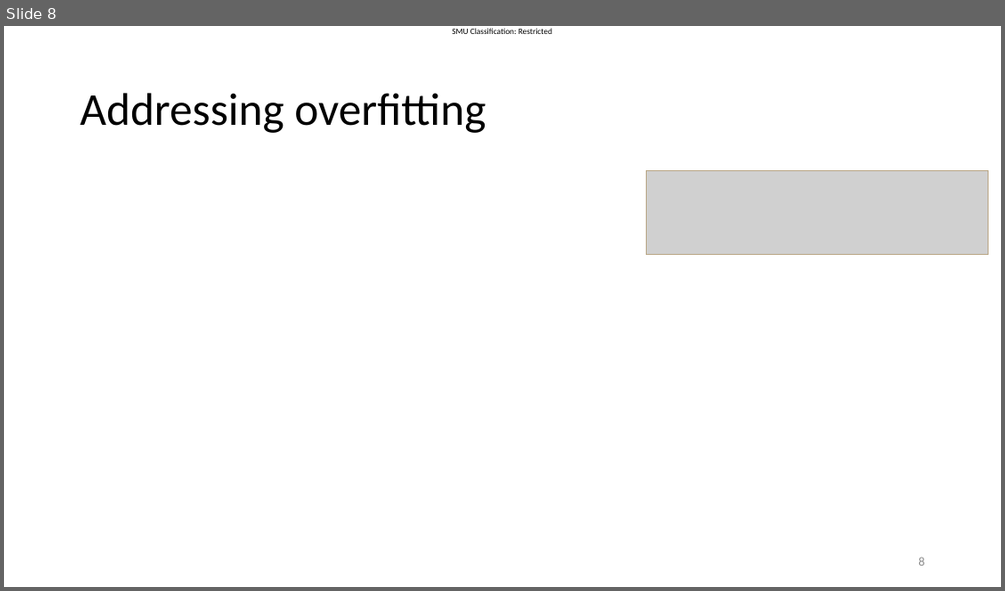
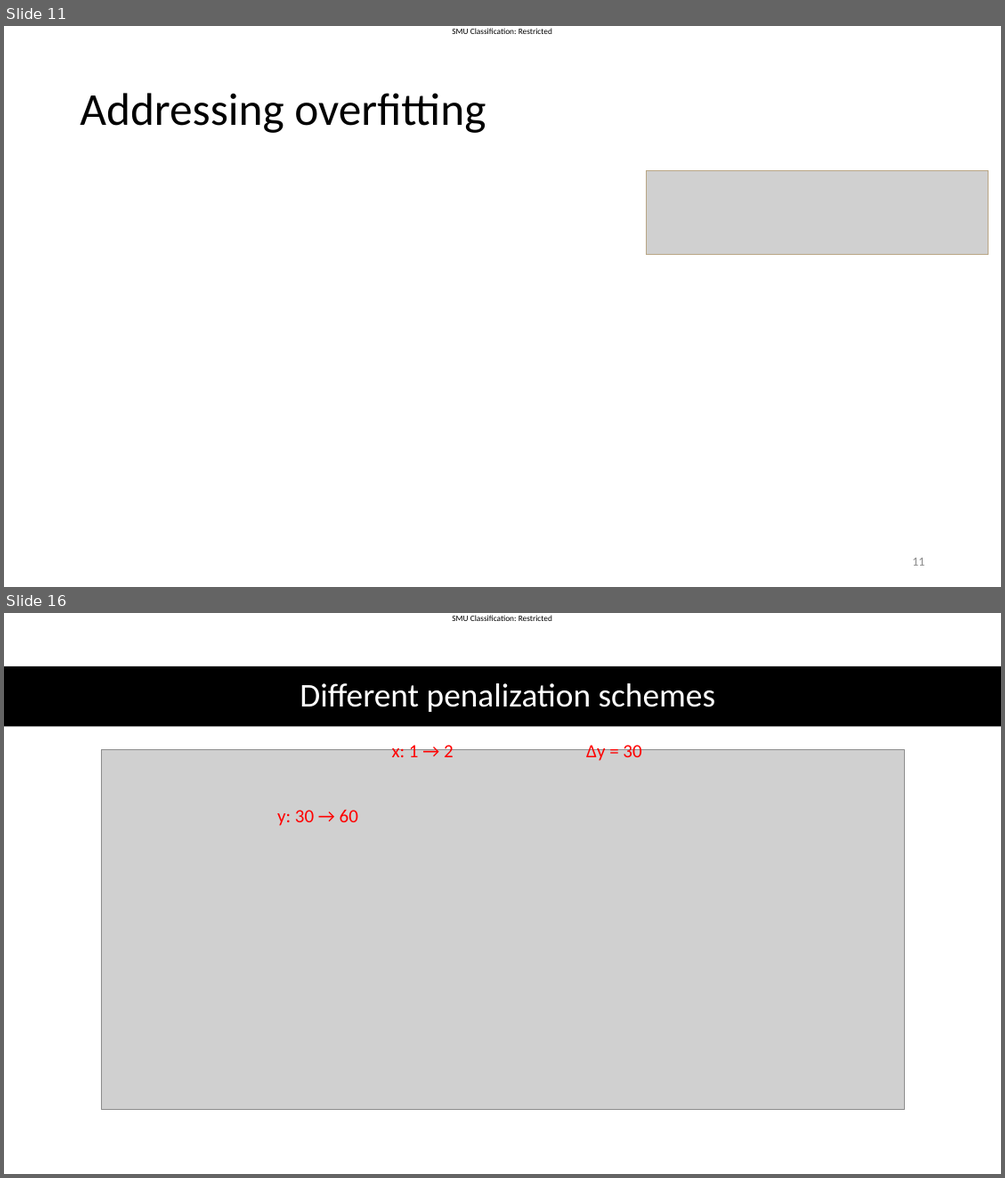
Before and after one commit to SMUMQF2425/qf624_qf632_2025, a slide deck: Lecture slides - Week 7.pptx. Shown one above the other, each under a label of ours: slide 8 before the commit, slides 11 and 16 after it; the slides between them are not shown. The pictures are 1005x591 and 1005x1178 pixels, drawn with LibreOffice and Linux fonts; fonts in the diff are those of the drawing; grey boxes stand for pictures. Boxes give left, top, right and bottom in pixels: in the first picture for what was removed or moved away, otherwise in the second. Text is boxed around its words. In the diff, an @@ line names an element or a change of style, - is before the commit and + after.

```diff
--- a/Lecture slides - Week 7.pptx
+++ b/Lecture slides - Week 7.pptx
@@ slide 16 added at (4,613,1001,1174), background #FFFFFF; not listed: 1 template element that a slide beside it also shows @@
@@ rectangle added at (4,666,1001,727), fill #000000 @@
@@ title added at (299,683,716,712), 32 pt, text #FFFFFF @@
+Different penalization schemes
@@ text added at (392,741,453,757), 18 pt, text #FF0000 @@
+x: 1 → 2
@@ text added at (586,741,641,761), 18 pt, text #FF0000 @@
+Δy = 30
@@ picture added at (101,750,905,1110) @@
@@ text added at (277,810,358,826), 18 pt, text #FF0000 @@
+y: 30 → 60
@@ what was slide 8 is now slide 11 @@
@@ page number at (912,557,924,565): text changed @@
-8
+11
```
Also in this commit, not shown: 10 slides changed, 7 other slides added, 1 slide removed, 1 other file.
